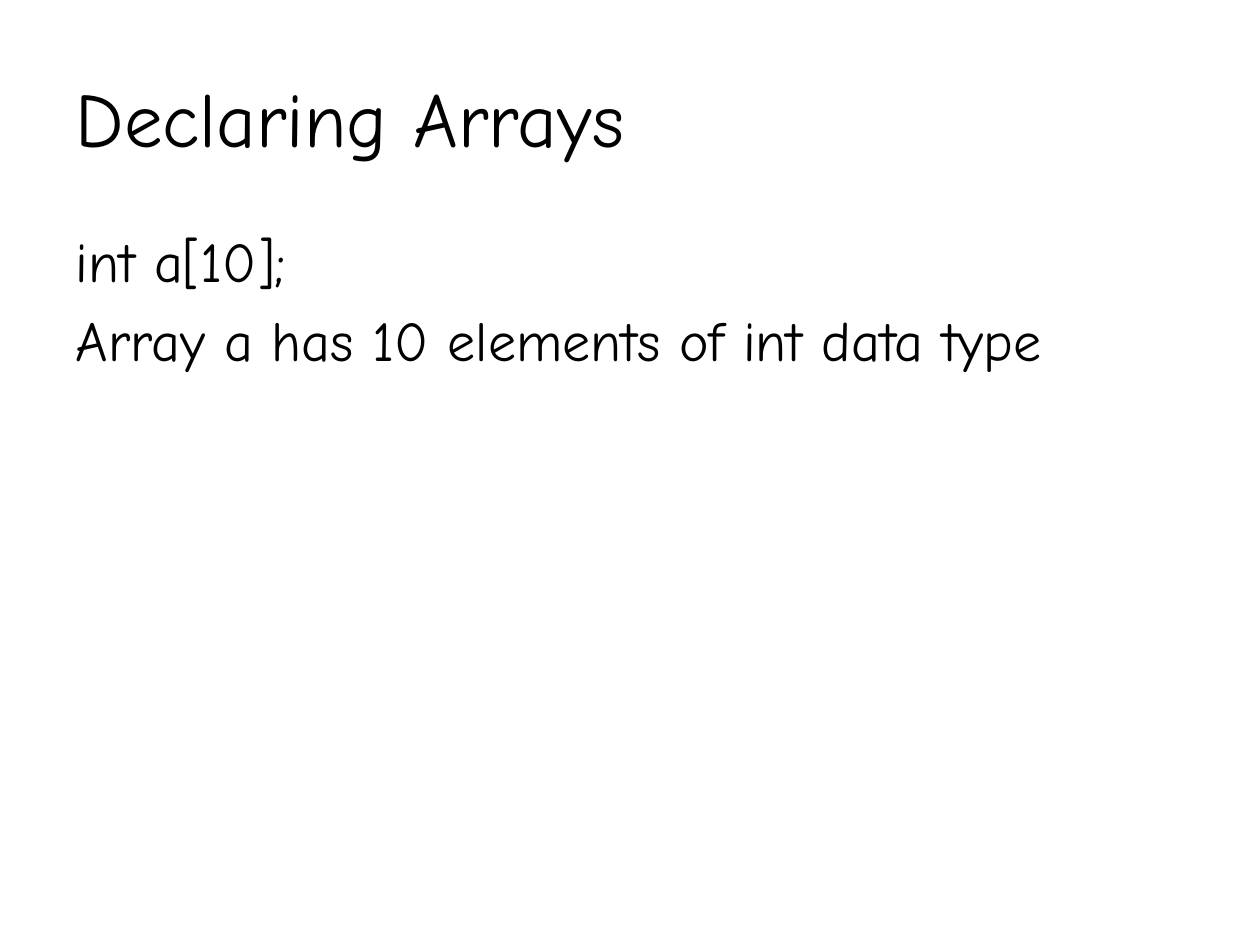
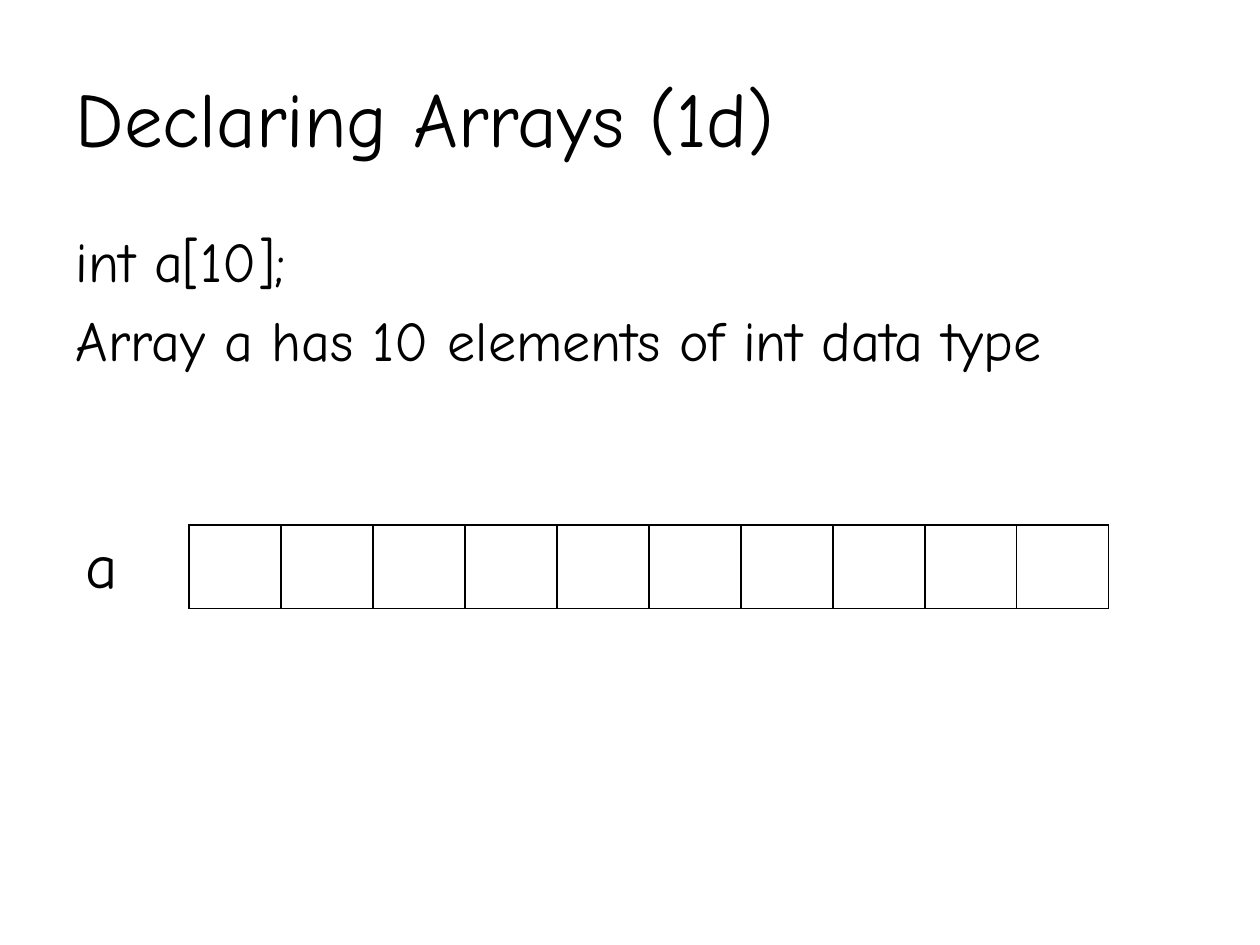
Before and after one commit to YeasirRayhanPrince/yeasirrayhanprince.github.io, a slide deck: slide 3 of cse103/slides/arrays.pptx. Drawn at 1260x945 pixels with LibreOffice and Linux fonts; fonts in the diff are those of the drawing. Boxes give left, top, right and bottom in pixels: in the first picture for what was removed or moved away, otherwise in the second. Text is boxed around its words. In the diff, an @@ line names an element or a change of style, - is before the commit and + after.

Commit message:
added_code_array_contd

```diff
--- a/cse103/slides/arrays.pptx
+++ b/cse103/slides/arrays.pptx
@@ title at (76, 86, 775, 163): text changed @@
-Declaring Arrays
+Declaring Arrays (1d)
@@ table added at (189, 525, 1109, 609), 1 rows, 10 columns @@
+ |  |  |  |  |  |  |  |  | 
@@ text added at (86, 557, 119, 589), 36 pt, text #000000 @@
+a
```
Also in this commit, not shown: 3 slides added, 20 other files.
